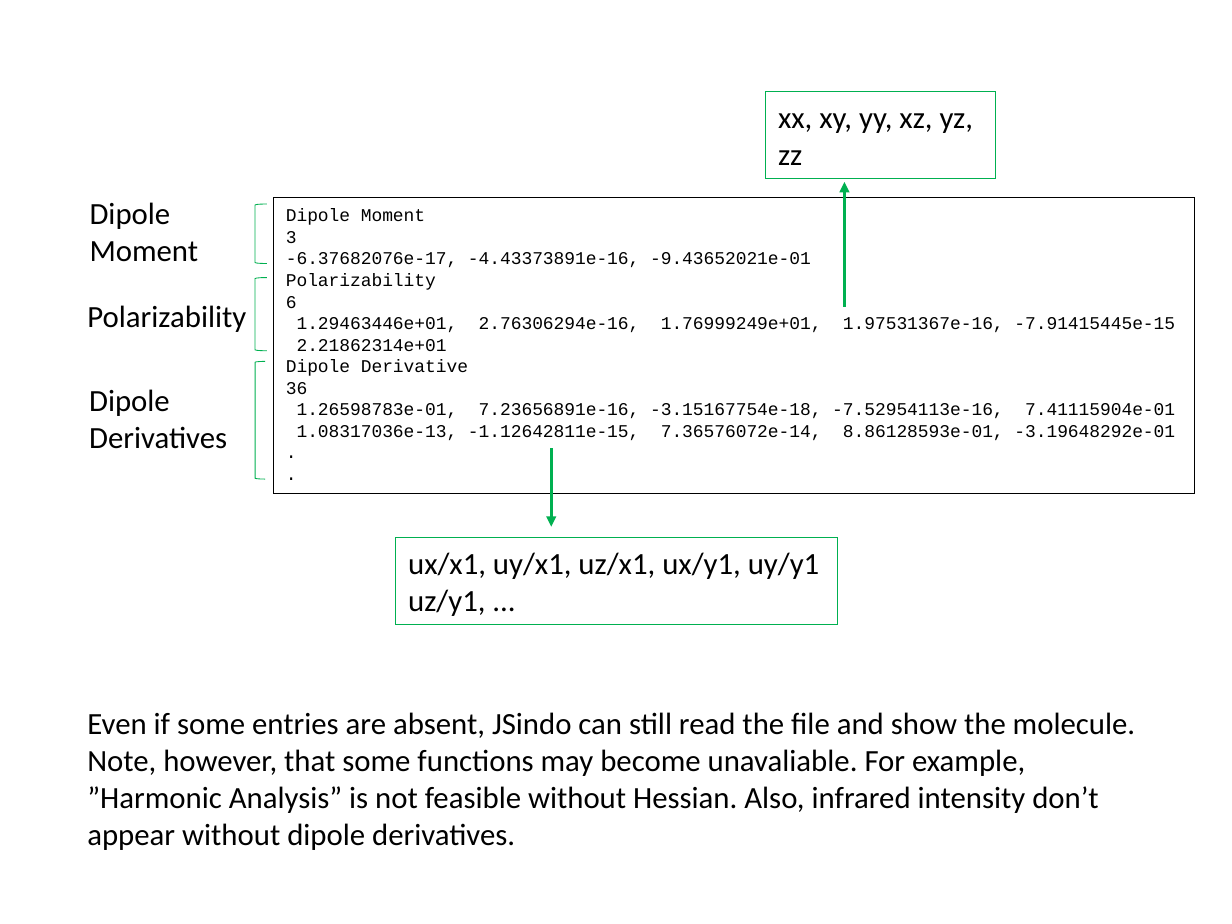
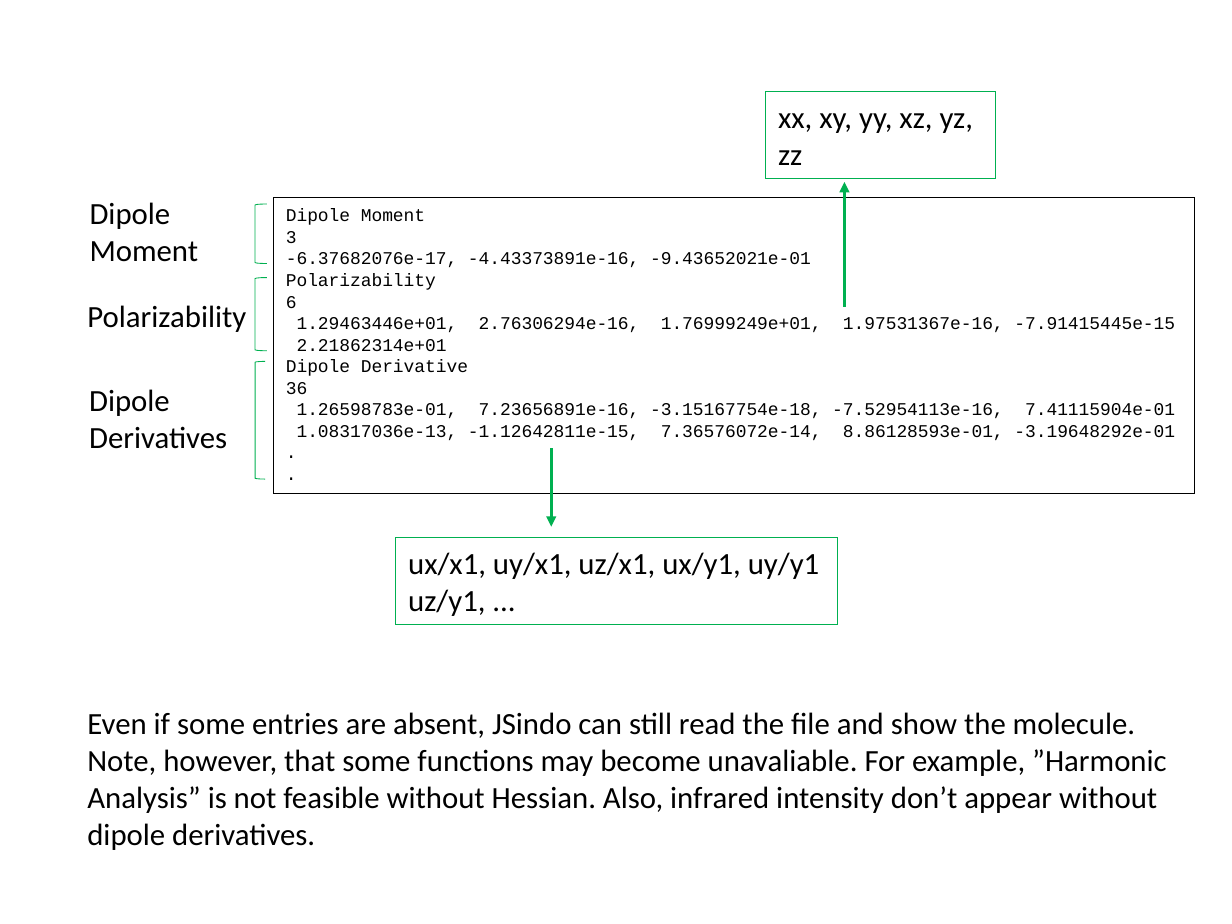
Before and after one commit to yagikiyoshi/sindo, a slide deck: slide 13 of doc/JSindo/usage.pptx. Drawn at 1232x924 pixels with LibreOffice and Linux fonts; fonts in the diff are those of the drawing. Boxes give left, top, right and bottom in pixels: in the first picture for what was removed or moved away, otherwise in the second. Text is boxed around its words. In the diff, an @@ line names an element or a change of style, - is before the commit and + after.

```diff
--- a/doc/JSindo/usage.pptx
+++ b/doc/JSindo/usage.pptx
@@ text "Even if some entries are ..." rewrapped from box(87, 712, 1135, 850) to box(87, 712, 1167, 850) @@
```
Also in this commit, not shown: 3 other slides changed, 11 other files.
